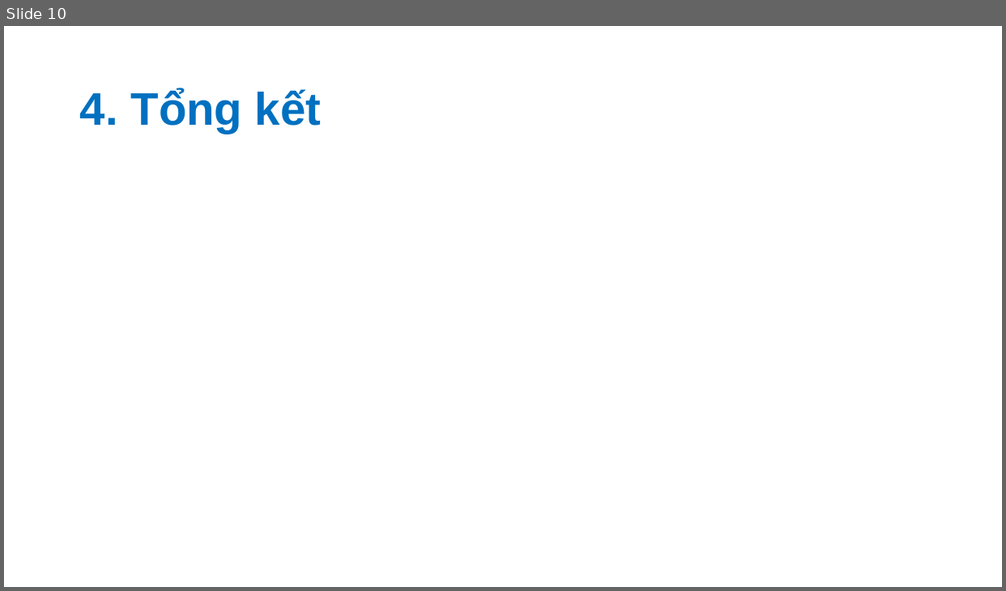
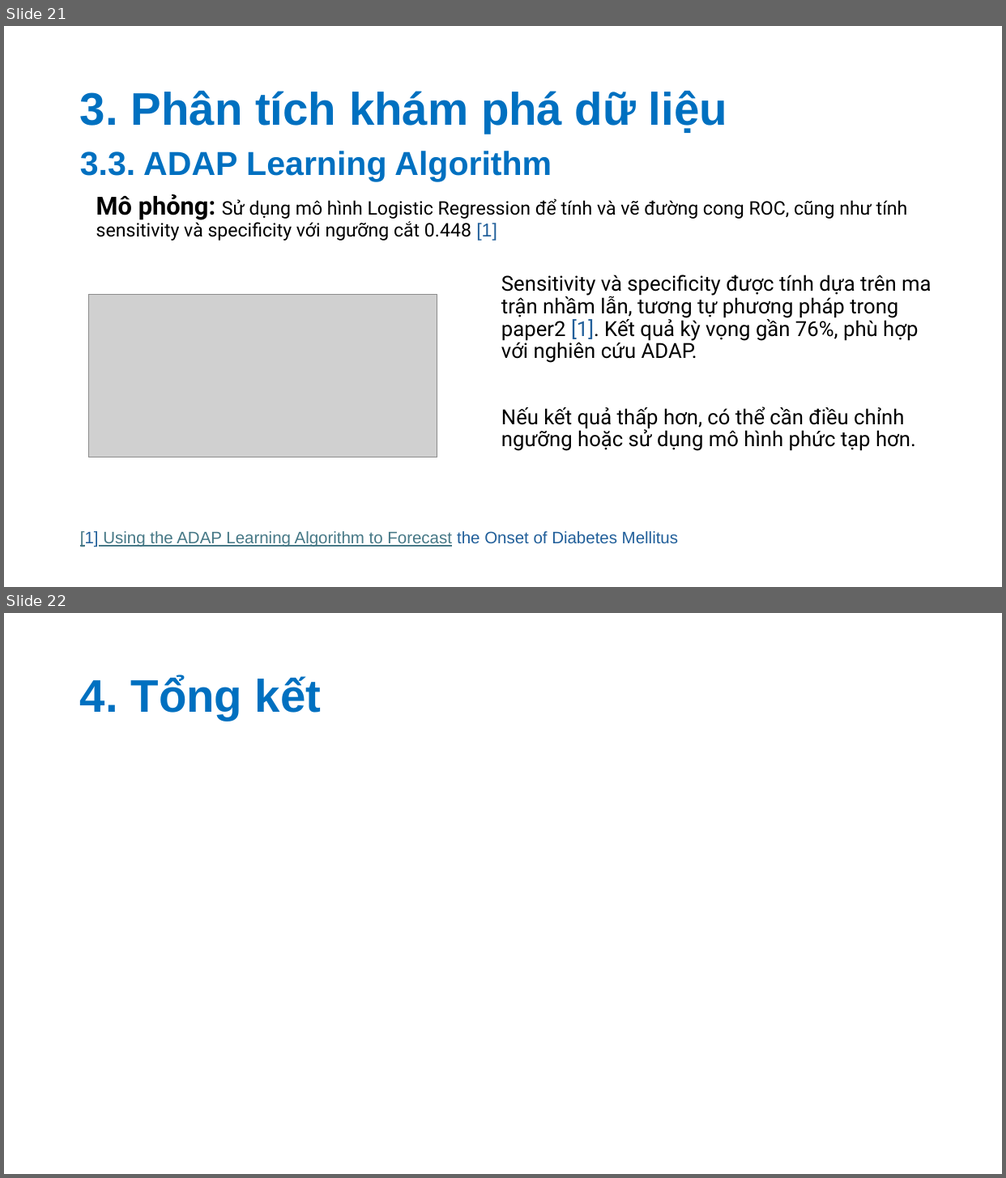
Before and after one commit to nvhao100604/PTDL_2025, a slide deck: BT3/slide/Phân tích khám phá về bệnh đái tháo đường.pptx. Shown one above the other, each under a label of ours: slide 10 before the commit, slides 21 and 22 after it. The pictures are 1006x591 and 1006x1178 pixels, drawn with LibreOffice and Linux fonts; fonts in the diff are those of the drawing; grey boxes stand for pictures. Boxes give left, top, right and bottom in pixels: in the first picture for what was removed or moved away, otherwise in the second. Text is boxed around its words. In the diff, an @@ line names an element or a change of style, - is before the commit and + after.

```diff
--- a/BT3/slide/Phân tích khám phá về bệnh đái tháo đường.pptx
+++ b/BT3/slide/Phân tích khám phá về bệnh đái tháo đường.pptx
@@ slide 21 added at (x1=4, y1=26, x2=1002, y2=587), background #FFFFFF @@
@@ title added at (x1=80, y1=91, x2=727, y2=133), 44 pt, text #0070C0, bold @@
+3. Phân tích khám phá dữ liệu
@@ text added at (x1=80, y1=151, x2=552, y2=182), 32 pt, text #0070C0, bold @@
+3.3. ADAP Learning Algorithm
@@ text added at (x1=96, y1=194, x2=908, y2=241), 18 pt, text #000000 @@
+Mô phỏng: Sử dụng mô hình Logistic Regression để tính và vẽ đường cong ROC, cũng như tính sensitivity và specificity với ngưỡng cắt 0.448 [1]
@@ text added at (x1=501, y1=275, x2=931, y2=451), 20 pt, text #000000 @@
+Sensitivity và specificity được tính dựa trên ma trận nhầm lẫn, tương tự phương pháp trong paper2 [1]. Kết quả kỳ vọng gần 76%, phù hợp với nghiên cứu ADAP.
+Nếu kết quả thấp hơn, có thể cần điều chỉnh ngưỡng hoặc sử dụng mô hình phức tạp hơn.
@@ picture added at (x1=88, y1=295, x2=437, y2=458) @@
@@ text added at (x1=80, y1=531, x2=678, y2=548), 16 pt, text #467886, underline @@
+[1] Using the ADAP Learning Algorithm to Forecast the Onset of Diabetes Mellitus
@@ what was slide 10 is now slide 22 @@
```
Also in this commit, not shown: 4 slides changed, 12 other slides added, 1 slide removed.
